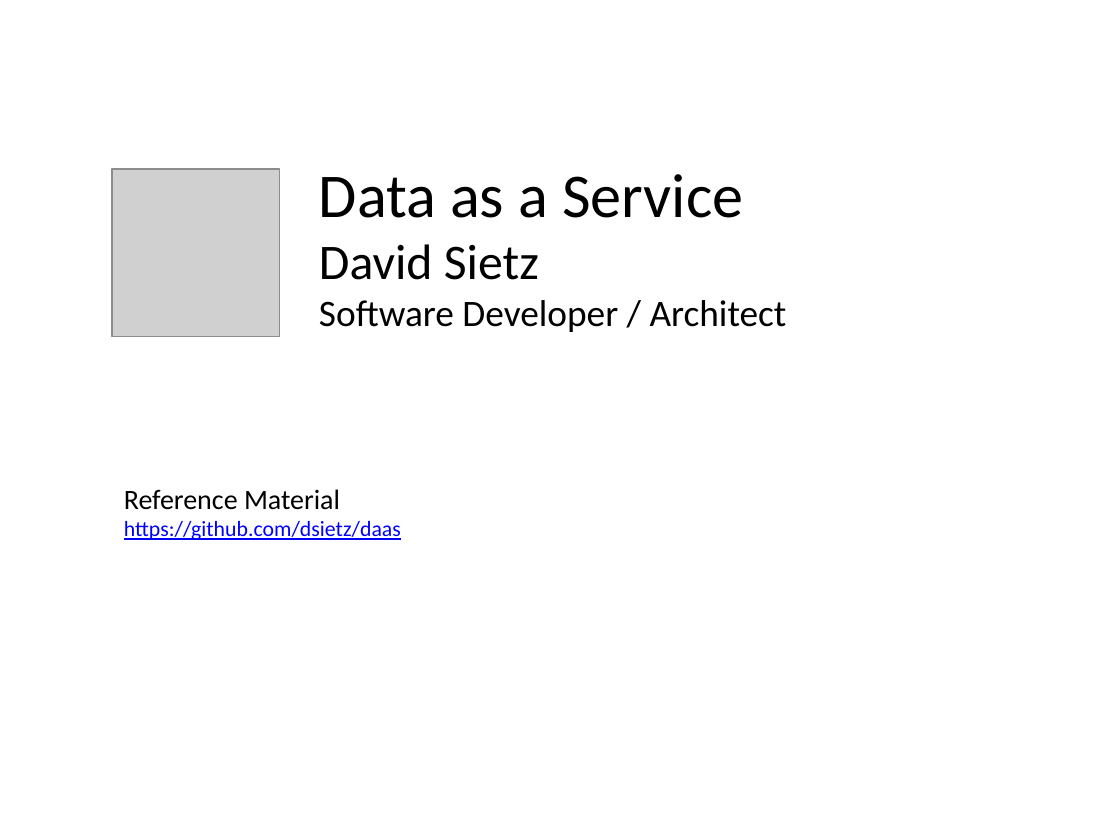
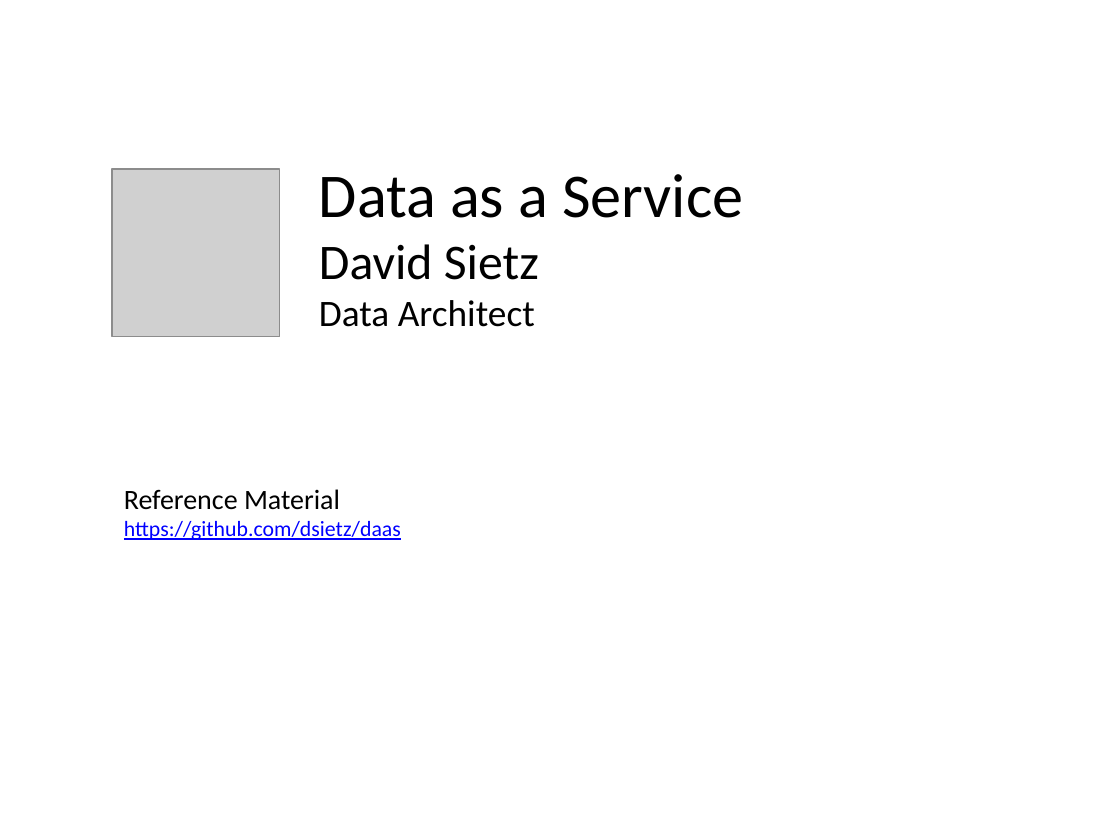
Before and after one commit to dsietz/daas, a slide deck: slide 1 of doc/Data as a Service.pptx. Drawn at 1120x840 pixels with LibreOffice and Linux fonts; fonts in the diff are those of the drawing; grey boxes stand for pictures. Boxes give left, top, right and bottom in pixels: in the first picture for what was removed or moved away, otherwise in the second. Text is boxed around its words. In the diff, an @@ line names an element or a change of style, - is before the commit and + after.

Commit message:
updated presentation

```diff
--- a/doc/Data as a Service.pptx
+++ b/doc/Data as a Service.pptx
@@ text at (x1=319, y1=300, x2=535, y2=327): text changed @@
-Software Developer / Architect
+Data Architect
```
Also in this commit, not shown: 6 other slides changed, 6 slides added, 50 slides removed.
